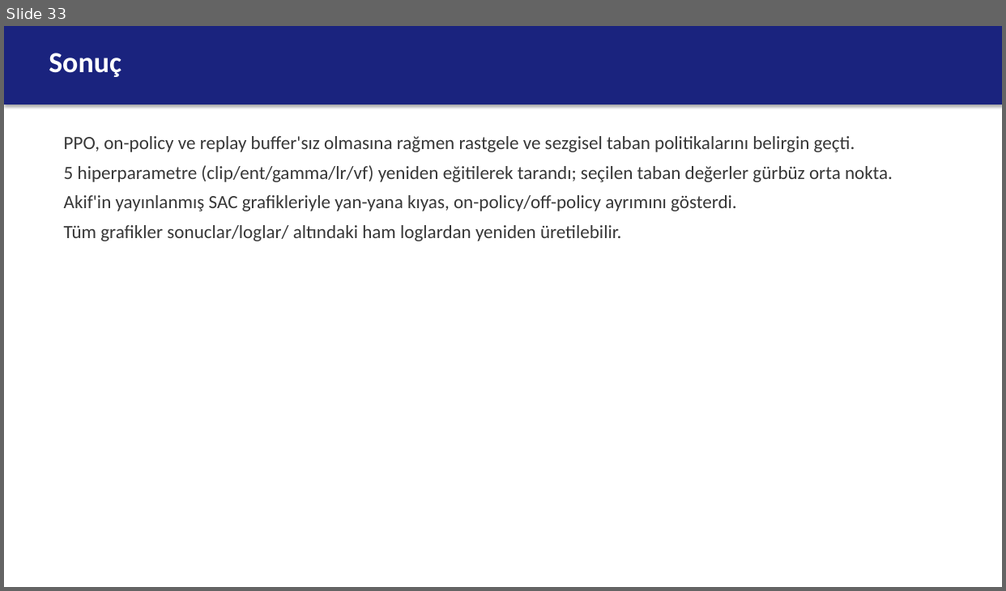
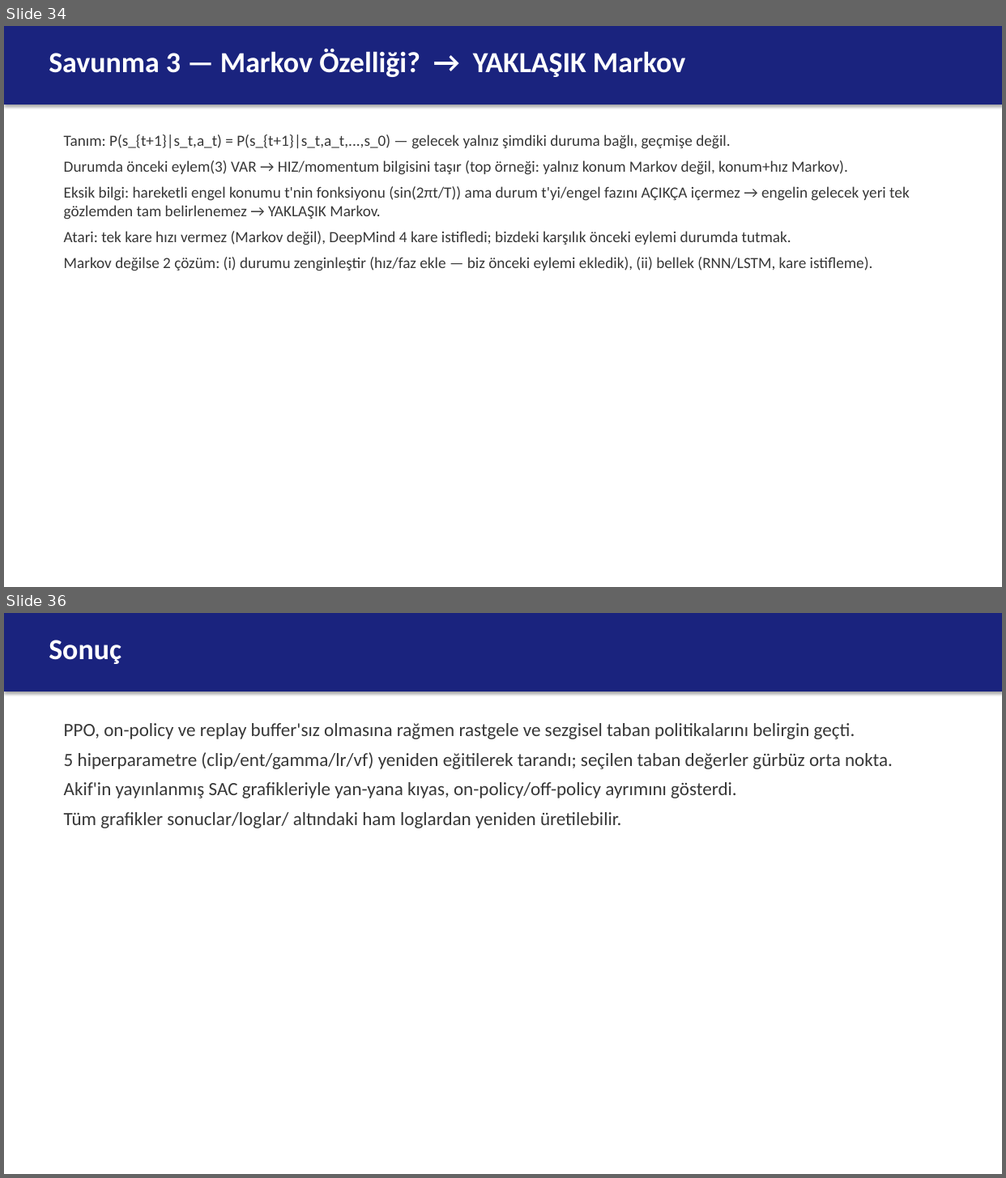
Before and after one commit to berkeryigit/rl_drone_pathfinding, a slide deck: deliverables/sunum/220202046_sunum.pptx. Shown one above the other, each under a label of ours: slide 33 before the commit, slides 34 and 36 after it; the slides between them are not shown. The pictures are 1006x591 and 1006x1178 pixels, drawn with LibreOffice and Linux fonts; fonts in the diff are those of the drawing. Boxes give left, top, right and bottom in pixels: in the first picture for what was removed or moved away, otherwise in the second. Text is boxed around its words. In the diff, an @@ line names an element or a change of style, - is before the commit and + after.

Commit message:
savunma: rapor+sunum detaylandirildi (4 alan, stokastiklik degerleri+kod satiri+ornek, her isterler.md sorusu gerekceli)
- rapor Bolum 9: 4 alt-bolum, sigma degerleri, p(s'|s,a) ornegi, top/Atari analojileri, belief state
- sunum: tek savunma slaydi -> 4 detayli slayt + Ortam slaytina stokastiklik degerleri
- DesignFolder/prompt.md ayni detayla guncellendi

```diff
--- a/deliverables/sunum/220202046_sunum.pptx
+++ b/deliverables/sunum/220202046_sunum.pptx
@@ slide 34 added at [4,26,1002,587], background #FFFFFF @@
@@ rectangle added at [4,26,1002,105], fill #1A237E @@
@@ text added at [49,48,685,77], 28 pt, text #FFFFFF, bold @@
+Savunma 3 — Markov Özelliği? → YAKLAŞIK Markov
@@ text added at [64,135,910,271], 15 pt, text #373737 @@
+Tanım: P(s_{t+1}|s_t,a_t) = P(s_{t+1}|s_t,a_t,...,s_0) — gelecek yalnız şimdiki duruma bağlı, geçmişe değil.
+Durumda önceki eylem(3) VAR → HIZ/momentum bilgisini taşır (top örneği: yalnız konum Markov değil, konum+hız Markov).
+Eksik bilgi: hareketli engel konumu t'nin fonksiyonu (sin(2πt/T)) ama durum t'yi/engel fazını AÇIKÇA içermez → engelin gelecek yeri tek gözlemden tam belirlenemez → YAKLAŞIK Markov.
+Atari: tek kare hızı vermez (Markov değil), DeepMind 4 kare istifledi; bizdeki karşılık önceki eylemi durumda tutmak.
+Markov değilse 2 çözüm: (i) durumu zenginleştir (hız/faz ekle — biz önceki eylemi ekledik), (ii) bellek (RNN/LSTM, kare istifleme).
@@ what was slide 33 is now slide 36 @@
```
Also in this commit, not shown: 1 slide changed, 3 other slides added, 1 slide removed, 4 other files.
